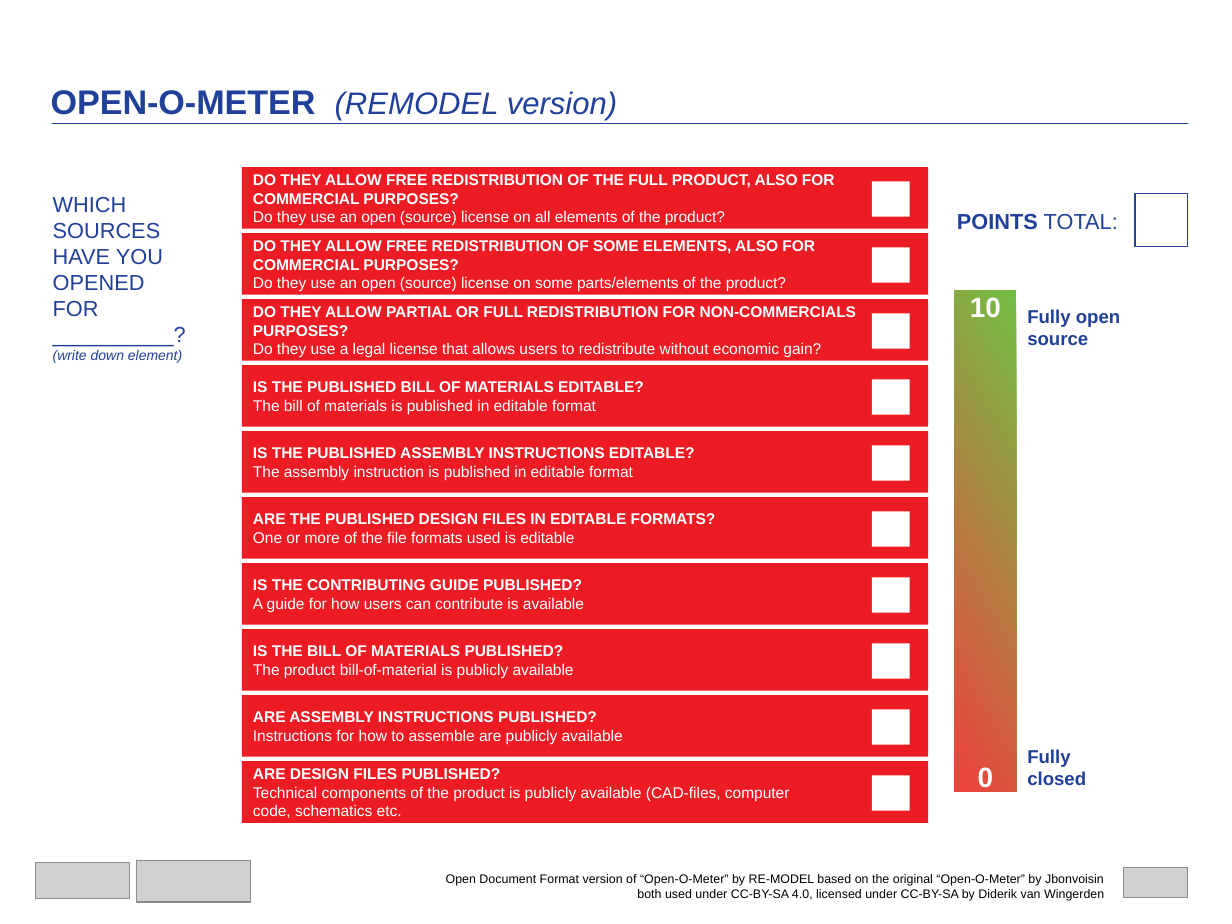
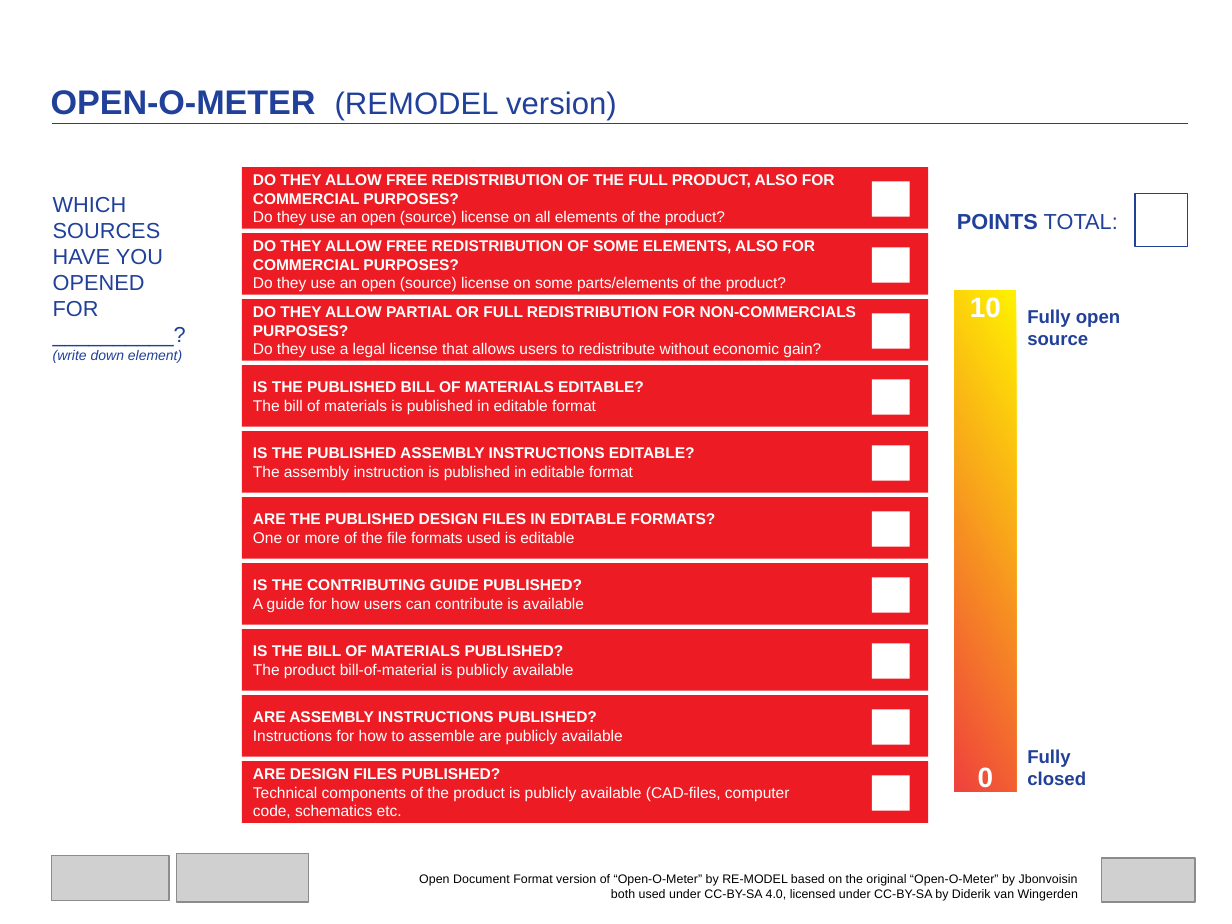
Before and after one commit to RE-MODEL/Phase-4-Building-community-and-your-system-map, a slide deck: slide 1 of 4.3 Open-o-Meter (ODF).odp. Drawn at 1232x924 pixels with LibreOffice and Linux fonts; fonts in the diff are those of the drawing; grey boxes stand for pictures. Boxes give left, top, right and bottom in pixels: in the first picture for what was removed or moved away, otherwise in the second. Text is boxed around its words. In the diff, an @@ line names an element or a change of style, - is before the commit and + after.

```diff
--- a/4.3 Open-o-Meter (ODF).odp
+++ b/4.3 Open-o-Meter (ODF).odp
@@ text "OPEN-O-METER (REMODEL version)" at [51, 90, 617, 120]: italic off in "(REMODEL version)" @@
@@ rectangle "10" at [955, 291, 1016, 793]: fill gradient #72BF44 to #EF413D to gradient #FFF200 to #EF413D @@
@@ picture: place and size @@
-picture at [35, 863, 129, 899]
+picture at [51, 855, 169, 900]
@@ picture: place and size @@
-picture at [136, 861, 250, 902]
+picture at [177, 854, 309, 902]
@@ text "Open Document Format version of ...": place and size @@
-text "Open Document Format version of ..." at [446, 874, 1104, 901]
+text "Open Document Format version of ..." at [419, 874, 1078, 901]
@@ picture: place and size @@
-picture at [1125, 868, 1188, 898]
+picture at [1102, 859, 1195, 902]
```
Also in this commit, not shown: 1 other file.
